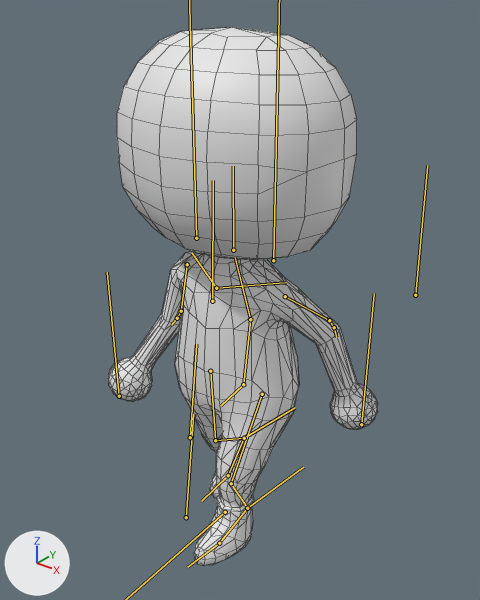
Renders of the FBX model TI3 - Vet/Assets/Models/PersonagensPrefab/personagem.fbx from each side of a commit.
The view is the same before and after, from a 50 mm lens placed at (1.181, -1.391, 1.73), pointed at (0.015, 0.066, 0.827). Arrows for +X, +Y and +Z are at lower left; the lights stay in place. Both versions are drawn at frame 13 of the action 'Armature|andar'; the numbers are the values there. The bones that bend it are drawn over the model as lines. Mesh edges are drawn as thin lines.

The first picture shows 'personagemmoude.001'.
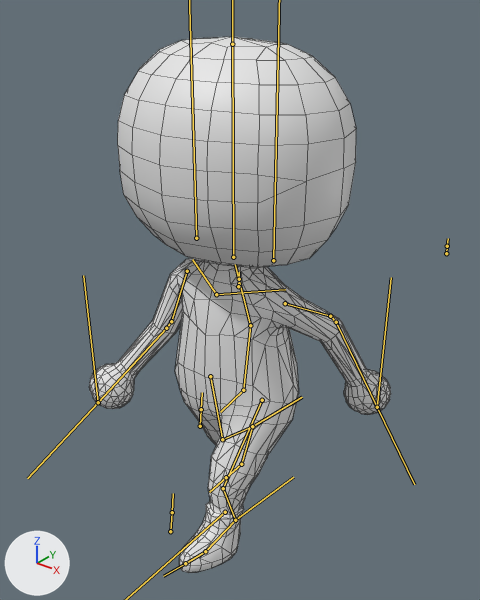
Boxes [x1, y1, x2, y2] around the edits, measured in the pictures (480 x 600 px):
'personagemmoude.001', posed (12% wider): before [108, 27, 378, 566]; after [89, 37, 391, 573]
bone 'meio', root to tip: before (243, 384) to (245, 383); after (243, 390) to (245, 389)
bone 'braco.L', root to tip: before (285, 296) to (329, 320); after (285, 303) to (330, 316)
bone 'cotovelo.L', root to tip: before (329, 320) to (334, 327); after (330, 316) to (336, 322)
bone 'antebraco.L', root to tip: before (334, 327) to (336, 337); after (336, 322) to (377, 407)
bone 'braco.R', root to tip: before (187, 264) to (181, 311); after (187, 271) to (171, 321)
bone 'antebraco.R', root to tip: before (177, 318) to (171, 325); after (166, 328) to (98, 402)
bone 'coxa.L', root to tip: before (262, 394) to (231, 483); after (262, 400) to (223, 488)
bone 'coxa.R', root to tip: before (210, 371) to (215, 440); after (210, 376) to (222, 439)
bone 'canela.R', root to tip: before (215, 440) to (244, 438); after (222, 439) to (252, 426)
bone 'pontape.R', root to tip: before (228, 475) to (201, 501); after (241, 464) to (226, 477)

Patch to the scene script:
```diff
--- a/TI3 - Vet/Assets/Models/PersonagensPrefab/personagem.fbx.py
+++ b/TI3 - Vet/Assets/Models/PersonagensPrefab/personagem.fbx.py
@@ bone_meio @@
 bone_meio = bpy.data.objects['Armature'].pose.bones['meio']  # child of 'master'
-bone_meio.location = (0.0, 0.0, -0.052)
+bone_meio.location = (0.0, 0.0, -0.075)
@@ bone_braco_l @@
 bone_braco_l = bpy.data.objects['Armature'].pose.bones['braco.L']  # child of 'clavicula.L'
-bone_braco_l.rotation_quaternion = (0.805, -0.416, 0.316, 0.281)  # degrees (-47, 48, 16)
+bone_braco_l.rotation_quaternion = (0.792, -0.38, 0.319, 0.355)  # degrees (-37, 51, 30)
@@ bone_cotovelo_l @@
 bone_cotovelo_l = bpy.data.objects['Armature'].pose.bones['cotovelo.L']  # child of 'braco.L'
-bone_cotovelo_l.rotation_quaternion = (0.993, 0.023, -0.007, -0.113)  # degrees (3, 0, -13)
+bone_cotovelo_l.rotation_quaternion = (0.994, 0.021, -0.006, -0.104)  # degrees (2, 0, -12)
@@ bone_antebraco_l @@
 bone_antebraco_l = bpy.data.objects['Armature'].pose.bones['antebraco.L']  # child of 'cotovelo.L'
-bone_antebraco_l.rotation_quaternion = (0.992, 0.015, 0.0, -0.123)  # degrees (2, 0, -14)
+bone_antebraco_l.rotation_quaternion = (0.993, 0.014, 0.0, -0.113)  # degrees (2, 0, -13)
@@ bone_braco_r @@
 bone_braco_r = bpy.data.objects['Armature'].pose.bones['braco.R']  # child of 'clavicula.R'
-bone_braco_r.rotation_quaternion = (0.861, -0.479, -0.17, 0.025)  # degrees (-60, -16, 12)
+bone_braco_r.rotation_quaternion = (0.865, -0.48, -0.106, 0.099)  # degrees (-59, -5, 16)
@@ bone_antebraco_r @@
 bone_antebraco_r = bpy.data.objects['Armature'].pose.bones['antebraco.R']  # child of 'cotovelo.R'
-bone_antebraco_r.rotation_quaternion = (0.993, 0.015, 0.0, 0.118)  # degrees (2, 0, 14)
+bone_antebraco_r.rotation_quaternion = (0.994, 0.013, 0.0, 0.109)  # degrees (2, 0, 13)
@@ bone_coxa_l @@
 bone_coxa_l = bpy.data.objects['Armature'].pose.bones['coxa.L']  # child of 'cintura'
-bone_coxa_l.rotation_quaternion = (0.974, -0.226, 0.0, 0.0)  # degrees (-26, 0, 0)
+bone_coxa_l.rotation_quaternion = (0.952, -0.305, 0.0, 0.0)  # degrees (-35, 0, 0)
@@ bone_coxa_r @@
 bone_coxa_r = bpy.data.objects['Armature'].pose.bones['coxa.R']  # child of 'cintura'
-bone_coxa_r.rotation_quaternion = (0.997, 0.083, 0.0, 0.0)  # degrees (10, 0, 0)
+bone_coxa_r.rotation_quaternion = (0.989, 0.145, 0.0, 0.0)  # degrees (17, 0, 0)
@@ bone_canela_r @@
 bone_canela_r = bpy.data.objects['Armature'].pose.bones['canela.R']  # child of 'coxa.R'
-bone_canela_r.rotation_quaternion = (0.976, 0.219, 0.0, 0.0)  # degrees (25, 0, 0)
+bone_canela_r.rotation_quaternion = (0.963, 0.268, 0.0, 0.0)  # degrees (31, 0, 0)
@@ bone_pontape_r @@
 bone_pontape_r = bpy.data.objects['Armature'].pose.bones['pontape.R']  # child of 'pe.R'
-bone_pontape_r.rotation_quaternion = (0.984, 0.179, 0.0, 0.0)  # degrees (21, 0, 0)
+bone_pontape_r.rotation_quaternion = (0.944, 0.329, 0.0, 0.0)  # degrees (38, 0, 0)
```
